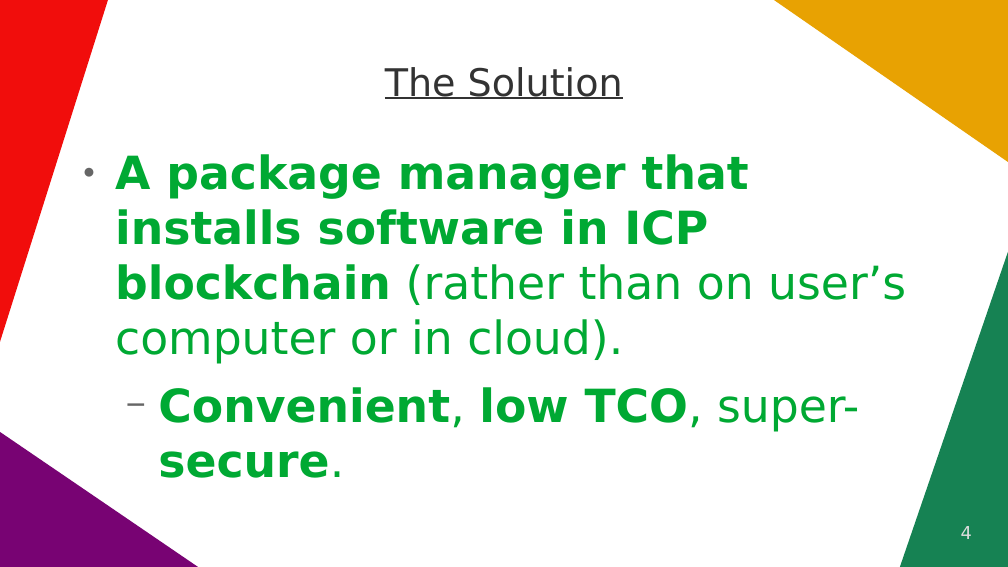
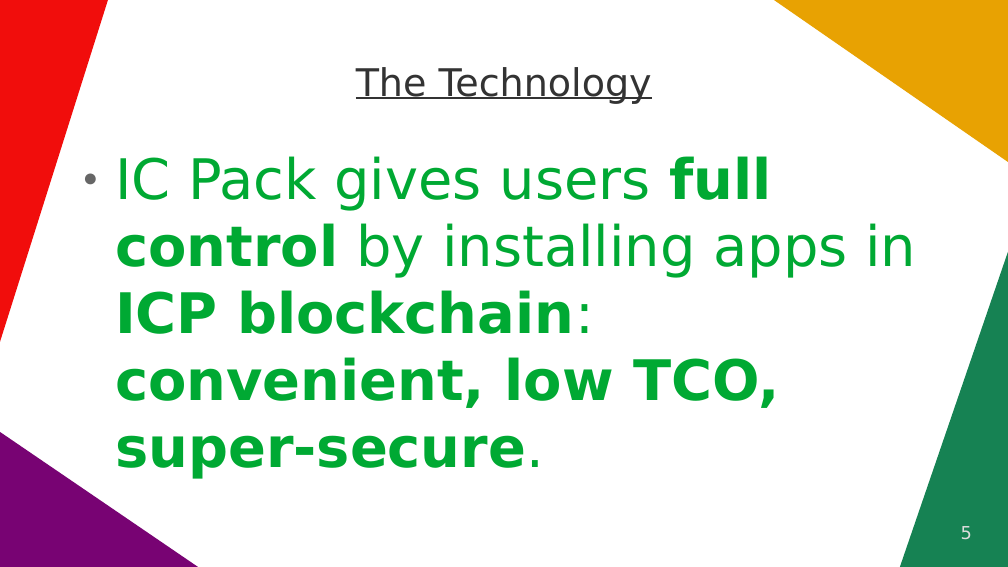
Before and after one commit to vporton/icp-package-manager, a slide deck: slide 5 of docs/short-pitchdeck.odp (slide 4 before the commit). Drawn at 1008x567 pixels with LibreOffice and Linux fonts; fonts in the diff are those of the drawing. Boxes give left, top, right and bottom in pixels: in the first picture for what was removed or moved away, otherwise in the second. Text is boxed around its words. In the diff, an @@ line names an element or a change of style, - is before the commit and + after.

```diff
--- a/docs/short-pitchdeck.odp
+++ b/docs/short-pitchdeck.odp
@@ title at <box>356,67,652,104</box>: text changed @@
-The Solution
+The Technology
@@ text at <box>115,156,916,479</box>: text changed; size 36 to 44 pt @@
-● A package manager that installs software in ICP blockchain (rather than on user’s computer or in cloud).
-  − Convenient, low TCO, super-secure.
+● IC Pack gives users full control by installing apps in ICP blockchain: convenient, low TCO, super-secure.
@@ page number at <box>961,526,972,540</box>: text changed @@
-4
+5
```
Also in this commit, not shown: 3 other slides changed, 5 slides added, 4 slides removed, 1 other file.
